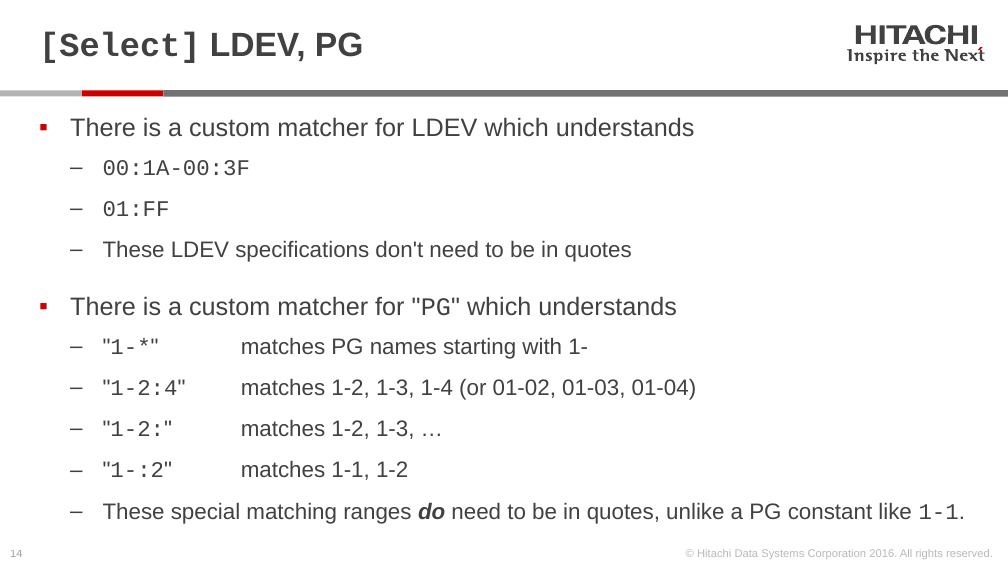
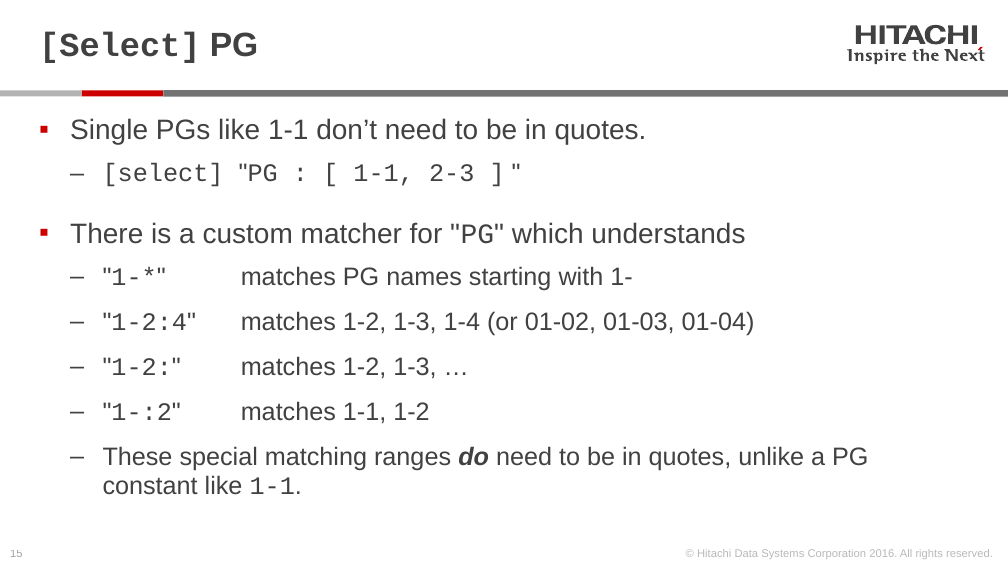
Before and after one commit to Hitachi-Data-Systems/ivy, a slide deck: slide 15 of doc/Programming the ivy engine.pptx (slide 14 before the commit). Drawn at 1008x567 pixels with LibreOffice and Linux fonts; fonts in the diff are those of the drawing. Boxes give left, top, right and bottom in pixels: in the first picture for what was removed or moved away, otherwise in the second. Text is boxed around its words. In the diff, an @@ line names an element or a change of style, - is before the commit and + after.

Commit message:
allow spaces around hyphen in LDEVset ranges

```diff
--- a/doc/Programming the ivy engine.pptx
+++ b/doc/Programming the ivy engine.pptx
@@ title at (39, 32, 259, 63): text changed @@
-[Select] LDEV, PG
+[Select] PG
@@ text at (70, 118, 647, 187): text changed; size 16 to 20 pt @@
-▪ There is a custom matcher for LDEV which understands
-  ‒ 00:1A-00:3F
-  ‒ 01:FF
-  ‒ These LDEV specifications don't need to be in quotes
+▪ Single PGs like 1-1 don’t need to be in quotes.
+  ‒ [select] "PG : [ 1-1, 2-3 ] "
@@ text at (70, 222, 868, 495): size 18 to 20 pt in "There is a custom matcher for "PG" ..."; size 16 to 18 pt in ""1-*" matches PG names starting with 1-", ""1-2:4" matches 1-2, 1-3, 1-4 (or 01-02, ...", ""1-2:" matches 1-2, 1-3, …", ""1-:2" matches 1-1, 1-2" and 1 more places @@
@@ page number at (10, 550, 22, 557): text changed @@
-14
+15
```
Also in this commit, not shown: 1 other slide changed, 1 slide added, 6 other files.
